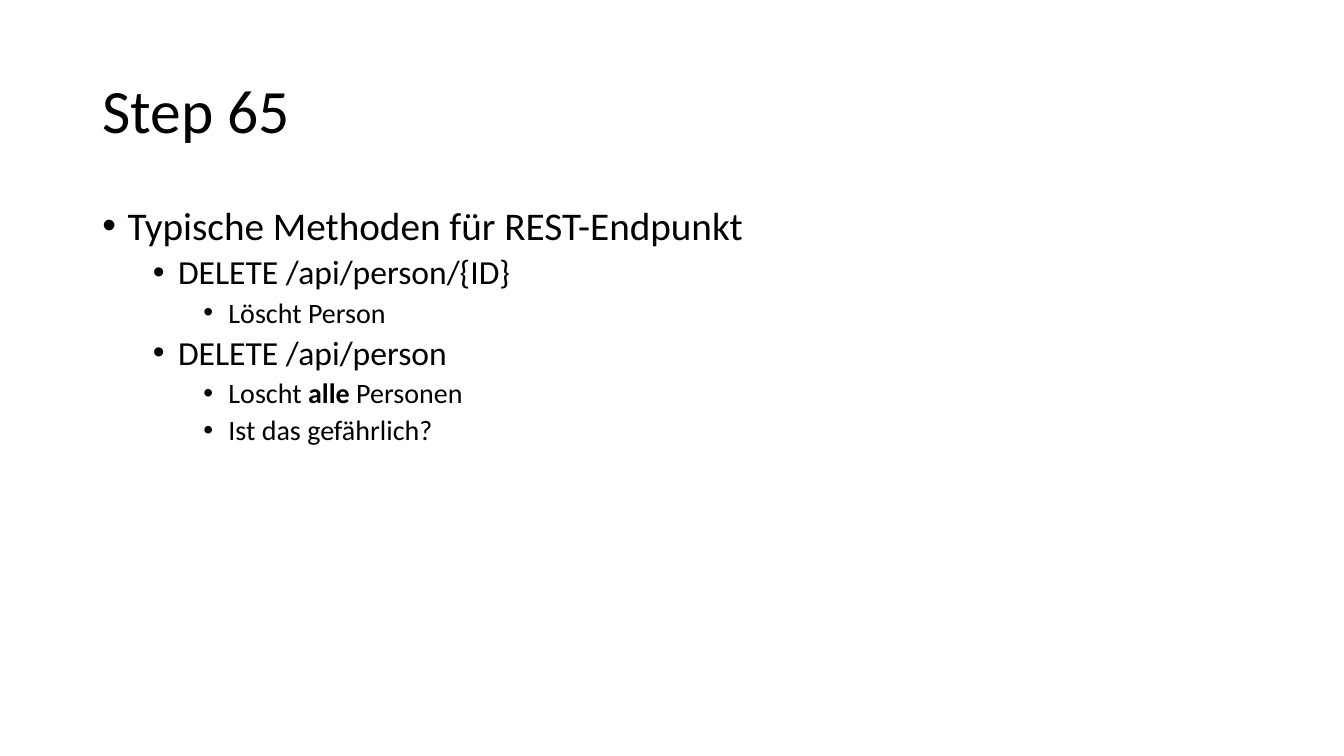
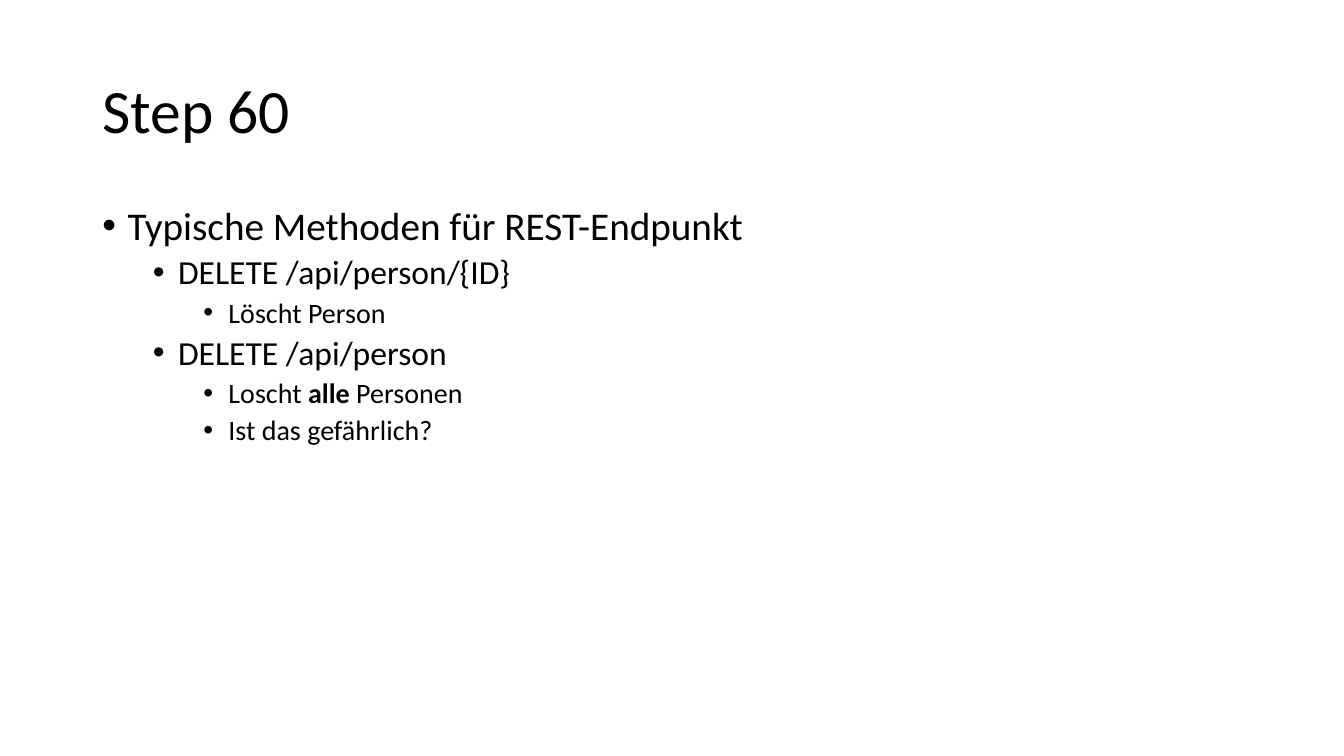
Before and after one commit to igeldo/PR4-SoSe23, a slide deck: slide 34 of Java-Starter.pptx (slide 36 before the commit). Drawn at 1344x756 pixels with LibreOffice and Linux fonts; fonts in the diff are those of the drawing. Boxes give left, top, right and bottom in pixels: in the first picture for what was removed or moved away, otherwise in the second. Text is boxed around its words. In the diff, an @@ line names an element or a change of style, - is before the commit and + after.

Commit message:
add slides

```diff
--- a/Java-Starter.pptx
+++ b/Java-Starter.pptx
@@ title at (102, 91, 290, 143): text changed @@
-Step 65
+Step 60
```
Also in this commit, not shown: 1 other slide changed, 3 slides added, 1 other file.
